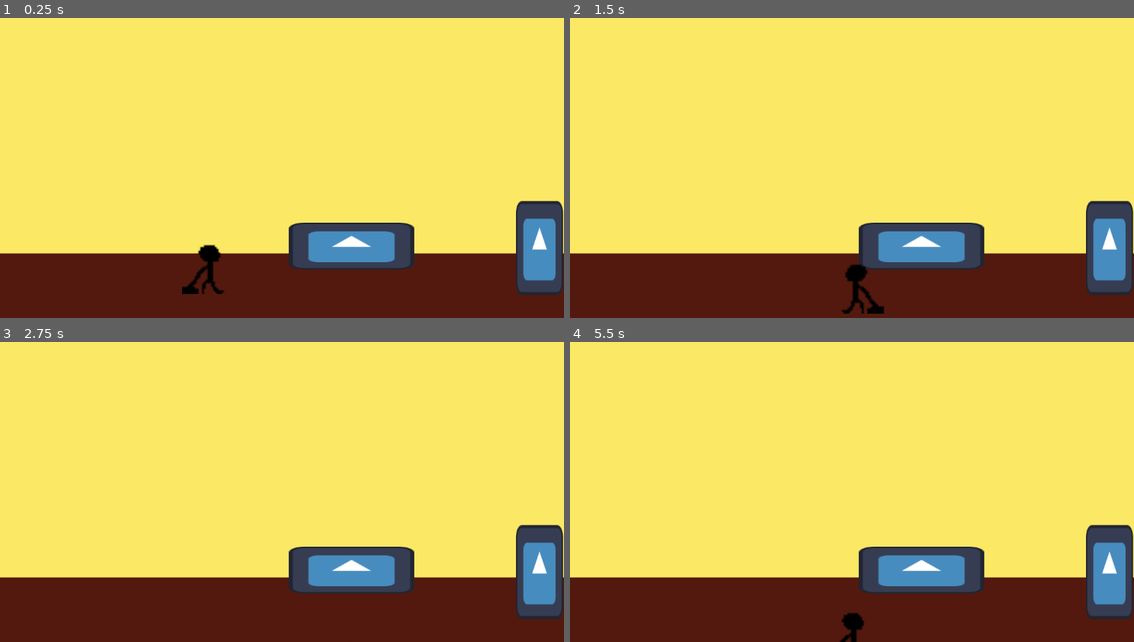
Above: before the commit, frames 1-4 (two rows, left to right).
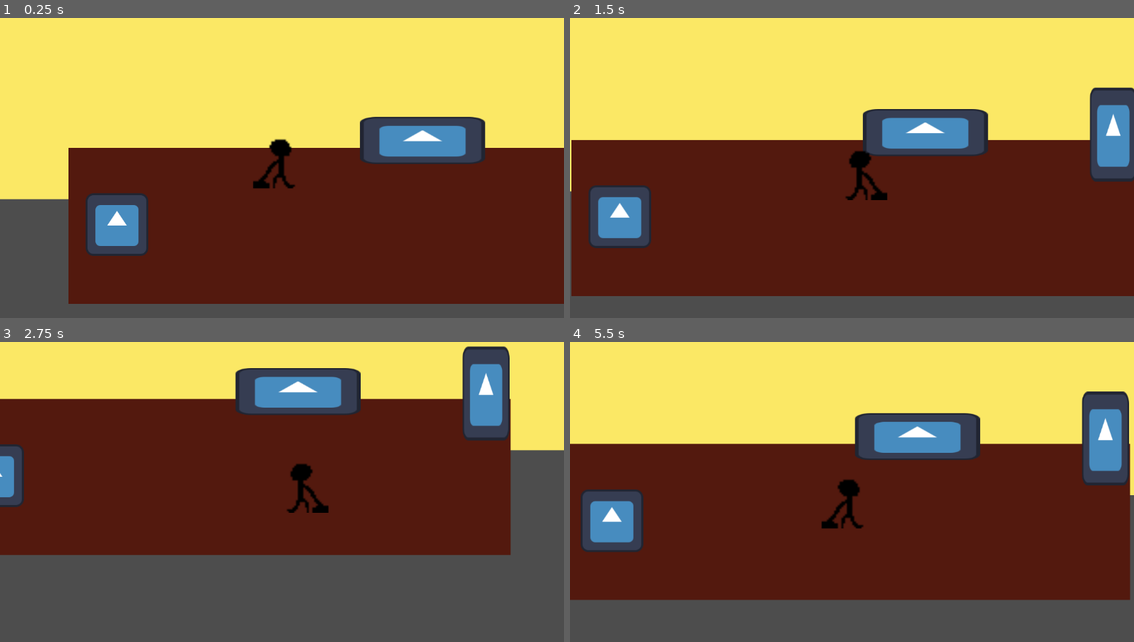
Above: after the commit, the same moments.

Repository: Domo-W/A-Warm-Home
Game: Godot game, scene res://PrototypeLevels/mom_boss_fight_level_prototype.tscn
Two runs of this game, one before a commit and one after it. Both use one fixed random seed, a clock stepped at 60 frames per second and the inputs below. The engine's default icon, where the game draws it, is replaced by a stand-in: a white triangle on a blue panel in a dark square.
Inputs:
- Up to frame 1 (0.25 s): no input
- Up to frame 2 (1.5 s): tap Enter at 0.5 s; hold D (move_right) 0.53-1.28 s; tap E (interact) at 0.6, 1.35 s; hold S (move_down) from 1.28 s (still down)
- Up to frame 3 (2.75 s): release S (move_down) at 2.03 s; hold D (move_right) from 2.03 s (still down); tap E (interact) at 2.1 s
- Up to frame 4 (5.5 s): release D (move_right) at 2.78 s; hold W (move_up) 2.78-3.53 s; tap E (interact) every 0.75 s from 2.85 to 5.1 s; hold A (move_left) 3.53-5.03 s; hold S (move_down) from 5.03 s (still down)

The runs differ from the first frame. In frame 1, 45% of the frame differs, in the area x 0-100%, y 32-100%; in frame 2, 51%; in frame 3, 81%, in the area x 0-100%, y 1-100%; in frame 4, 64%.
Error after the commit: Invalid access to property or key 'position' on a base object of type 'Nil'. (res://Scripts/JeremyScripts/mom_boss_script.gd:10)

Commit message:
mom boss fight update

Diff:
--- /dev/null
+++ b/Assets/JeremyAssets/mom_boss_char.tscn
@@ -0,0 +1,16 @@
+[gd_scene load_steps=4 format=3 uid="uid://duiq0ihwaivdj"]
+
+[ext_resource type="Script" path="res://Scripts/JeremyScripts/mom_boss_script.gd" id="1_ti50d"]
+[ext_resource type="Texture2D" uid="uid://bdhrfskm2irck" path="res://icon.svg" id="2_ufuae"]
+
+[sub_resource type="RectangleShape2D" id="RectangleShape2D_4tuqa"]
+
+[node name="MomBossChar" type="CharacterBody2D"]
+script = ExtResource("1_ti50d")
+
+[node name="Sprite2D" type="Sprite2D" parent="."]
+texture = ExtResource("2_ufuae")
+
+[node name="CollisionShape2D" type="CollisionShape2D" parent="."]
+scale = Vector2(6, 6)
+shape = SubResource("RectangleShape2D_4tuqa")
--- a/Scripts/JeremyScripts/player.tscn
+++ b/Assets/JeremyAssets/player.tscn
@@ -18,3 +18,14 @@
 position = Vector2(0.400002, 0)
 scale = Vector2(3.7, 3.7)
 texture = ExtResource("2_bvc5k")
+
+[node name="InteractLabel" type="Label" parent="."]
+visible = false
+offset_left = -92.0
+offset_top = 74.0
+offset_right = 92.0
+offset_bottom = 97.0
+text = "WORDS WORDS WORDS"
+
+[node name="Camera2D" type="Camera2D" parent="."]
+position_smoothing_enabled = true
--- /dev/null
+++ b/Assets/JeremyAssets/player_temporary.tscn
@@ -0,0 +1,31 @@
+[gd_scene load_steps=4 format=3 uid="uid://bddwgyc76bsem"]
+
+[ext_resource type="Script" path="res://Scripts/JeremyScripts/player.gd" id="1_y14ng"]
+[ext_resource type="Texture2D" uid="uid://dtgr1xbaf7c0k" path="res://Assets/GeoffAssets/mowing_man.png" id="2_b1urs"]
+
+[sub_resource type="RectangleShape2D" id="RectangleShape2D_240x3"]
+size = Vector2(54, 40)
+
+[node name="Player" type="CharacterBody2D"]
+collision_layer = 3
+script = ExtResource("1_y14ng")
+
+[node name="CollisionShape2D" type="CollisionShape2D" parent="."]
+position = Vector2(2, 40)
+shape = SubResource("RectangleShape2D_240x3")
+
+[node name="Sprite2D" type="Sprite2D" parent="."]
+position = Vector2(0.400002, 0)
+scale = Vector2(3.7, 3.7)
+texture = ExtResource("2_b1urs")
+
+[node name="InteractLabel" type="Label" parent="."]
+visible = false
+offset_left = -92.0
+offset_top = 74.0
+offset_right = 92.0
+offset_bottom = 97.0
+text = "WORDS WORDS WORDS"
+
+[node name="Camera2D" type="Camera2D" parent="."]
+position_smoothing_enabled = true
--- a/PrototypeLevels/lawn_mowing_minigame.tscn
+++ b/PrototypeLevels/lawn_mowing_minigame.tscn
@@ -1,6 +1,6 @@
 [gd_scene load_steps=5 format=3 uid="uid://cw58w2k2i75i3"]
 
-[ext_resource type="PackedScene" uid="uid://c08h2lhpkvxht" path="res://Scripts/JeremyScripts/player.tscn" id="1_j8jey"]
+[ext_resource type="PackedScene" uid="uid://c08h2lhpkvxht" path="res://Assets/JeremyAssets/player.tscn" id="1_j8jey"]
 [ext_resource type="Script" path="res://Scripts/GeoffScripts/lawn_game_manager.gd" id="1_t6kvw"]
 [ext_resource type="Script" path="res://Scripts/GeoffScripts/GrassSpawner.gd" id="4_uvx30"]
 [ext_resource type="PackedScene" uid="uid://b2f5ynnfdrbe3" path="res://Scripts/GeoffScripts/mowing_grass.tscn" id="5_v4il5"]
--- a/PrototypeLevels/mom_boss_fight_level_prototype.tscn
+++ b/PrototypeLevels/mom_boss_fight_level_prototype.tscn
@@ -1,7 +1,8 @@
-[gd_scene load_steps=5 format=3 uid="uid://c06ltddb6oafb"]
+[gd_scene load_steps=6 format=3 uid="uid://c06ltddb6oafb"]
 
-[ext_resource type="PackedScene" uid="uid://c08h2lhpkvxht" path="res://Scripts/JeremyScripts/player.tscn" id="1_w1xc5"]
+[ext_resource type="PackedScene" uid="uid://c08h2lhpkvxht" path="res://Assets/JeremyAssets/player.tscn" id="1_w1xc5"]
 [ext_resource type="PackedScene" uid="uid://b88hj3jx7jg33" path="res://Assets/JeremyAssets/objects_for_hiding.tscn" id="2_bg7kl"]
+[ext_resource type="PackedScene" uid="uid://duiq0ihwaivdj" path="res://Assets/JeremyAssets/mom_boss_char.tscn" id="3_oek4w"]
 
 [sub_resource type="CanvasTexture" id="CanvasTexture_kd05s"]
 
@@ -21,7 +22,7 @@
 offset_left = -5.0
 offset_top = 516.0
 offset_right = 1152.0
-offset_bottom = 655.0
+offset_bottom = 835.0
 texture = SubResource("CanvasTexture_t7y1q")
 
 [node name="Closet" parent="." node_paths=PackedStringArray("player") instance=ExtResource("2_bg7kl")]
@@ -36,3 +37,6 @@
 
 [node name="Player" parent="." instance=ExtResource("1_w1xc5")]
 position = Vector2(431, 540)
+
+[node name="MomBossChar" parent="." instance=ExtResource("3_oek4w")]
+position = Vector2(94, 673)
--- /dev/null
+++ b/Scripts/JeremyScripts/mom_boss_script.gd
@@ -0,0 +1,11 @@
+extends CharacterBody2D
+
+@export var player: CharacterBody2D
+
+var speed = 300.0
+
+func _physics_process(delta):
+
+
+	velocity = position.direction_to(player.position) * speed
+	move_and_slide()
--- a/Scripts/JeremyScripts/objects_for_hiding.gd
+++ b/Scripts/JeremyScripts/objects_for_hiding.gd
@@ -2,10 +2,10 @@
 
 @export var player: CharacterBody2D
 
-
 func _on_area_2d_body_entered(body):
 	if body == player:
 		player.can_hide = true
+		player.visible = true
 
 
 func _on_area_2d_body_exited(body):
--- a/Scripts/JeremyScripts/player.gd
+++ b/Scripts/JeremyScripts/player.gd
@@ -37,6 +37,5 @@
 		else:
 			visible = false
 			is_hidden = true
-	print(visible)
 
 	move_and_slide()
Not shown, added: Assets/JeremyAssets/objB4AA.tmp
